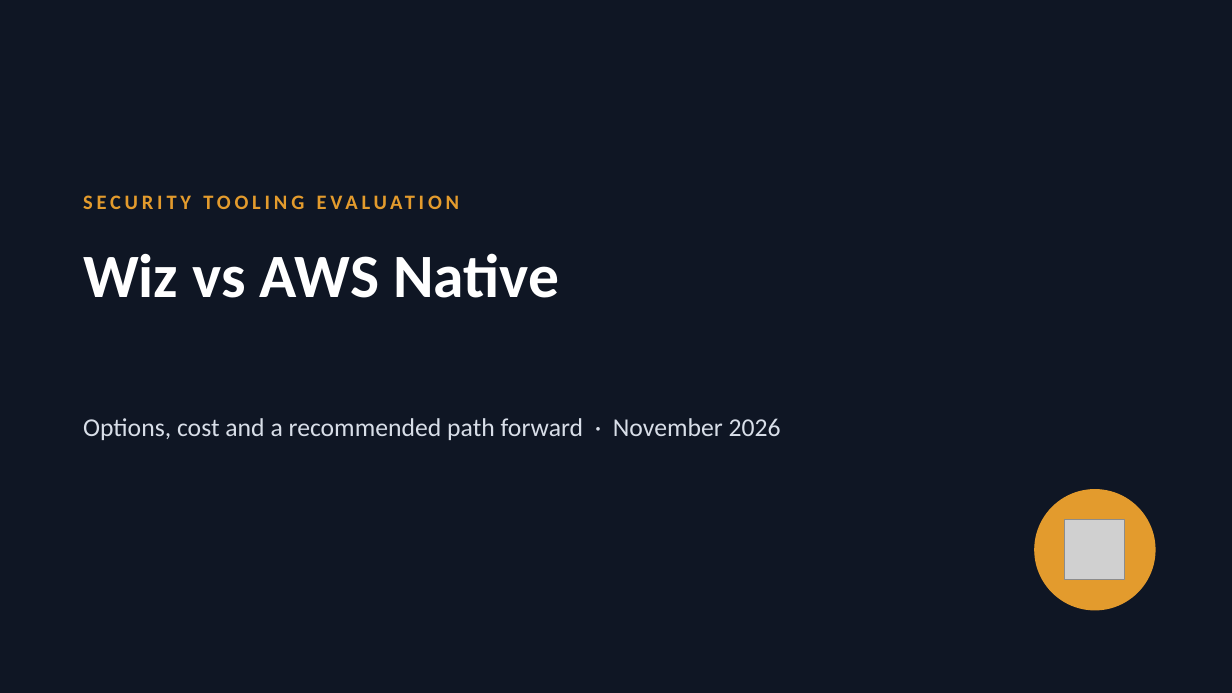
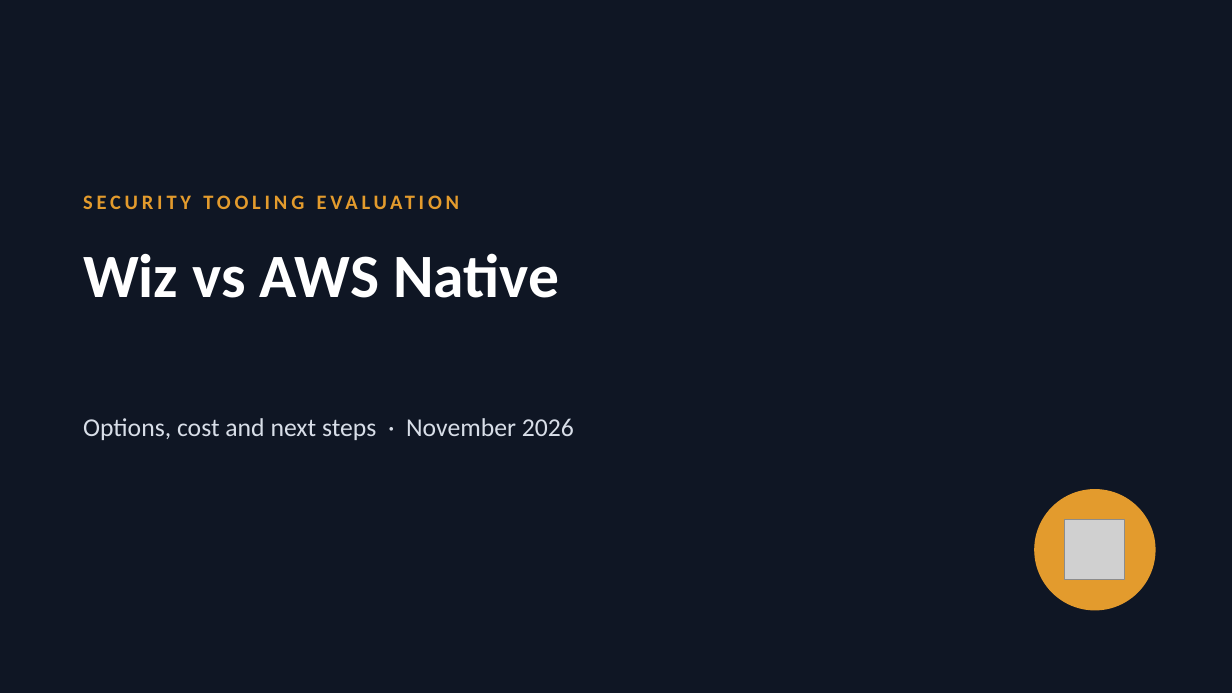
Before and after one commit to ShashikantSingh09/Codes, a slide deck: slide 1 of Security_Tooling_Evaluation_Wiz_vs_AWS_Native.pptx. Drawn at 1232x693 pixels with LibreOffice and Linux fonts; fonts in the diff are those of the drawing; grey boxes stand for pictures. Boxes give left, top, right and bottom in pixels: in the first picture for what was removed or moved away, otherwise in the second. Text is boxed around its words. In the diff, an @@ line names an element or a change of style, - is before the commit and + after.

```diff
--- a/Security_Tooling_Evaluation_Wiz_vs_AWS_Native.pptx
+++ b/Security_Tooling_Evaluation_Wiz_vs_AWS_Native.pptx
@@ text at <box>83,418,574,440</box>: text changed @@
-Options, cost and a recommended path forward · November 2026
+Options, cost and next steps · November 2026
```
Also in this commit, not shown: 3 other slides changed.
